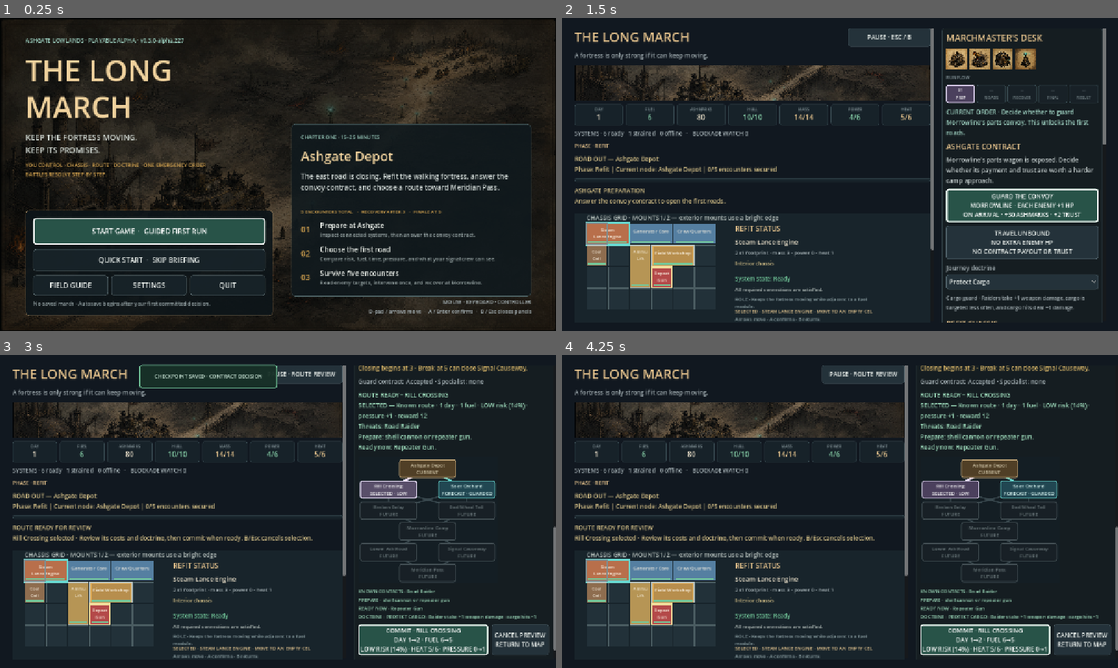
Above: before the commit, frames 1-4 (two rows, left to right).
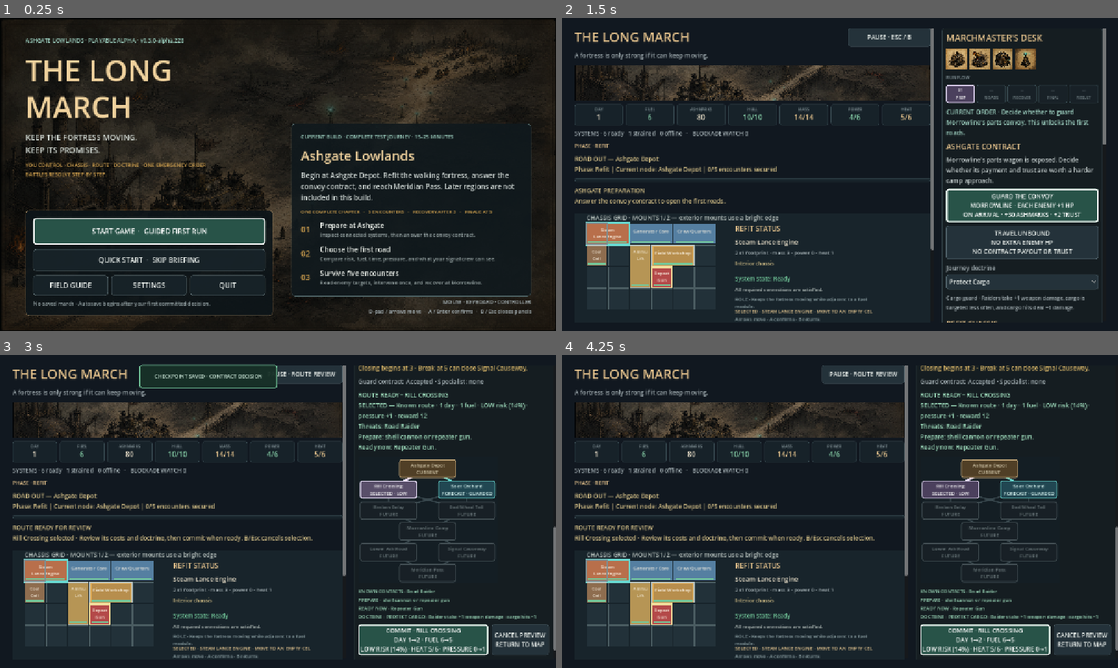
Above: after the commit, the same moments.

Repository: raphaelroshan/the-long-march
Game: Godot game, scene res://scenes/App.tscn
Same seed, same stepped clock (60 frames per second), same inputs: the game is played once before the commit and once after it.
Inputs:
- Up to frame 1 (0.25 s): no input
- Up to frame 2 (1.5 s): click "START GAME · GUIDED FIRST RUN" at 0.5 s; click "SKIP FOR THIS RUN" at 1.25 s
- Up to frame 3 (3 s): click "GUARD THE CONVOY MORROWLINE ·…" at 2 s; click "Rill Crossing KNOWN · LOW" at 2.75 s
- Up to frame 4 (4.25 s): click "Rill Crossing SELECTED · LOW" at 3.5 s

The runs differ from the first frame. In frame 1, 2.0% of the frame differs, in the area x 32-96%, y 6-63%; in frame 2, nothing differs; in frame 3, less than 0.1%; in frame 4, less than 0.1%.

Commit message:
ui: clarify playable chapter scope

Diff:
--- a/project.godot
+++ b/project.godot
@@ -4,7 +4,7 @@
 
 [application]
 config/name="The Long March"
-config/version="0.3.0-alpha.227"
+config/version="0.3.0-alpha.228"
 run/main_scene="res://scenes/App.tscn"
 config/features=PackedStringArray("4.4", "GL Compatibility")
 
--- a/src/ui/app.gd
+++ b/src/ui/app.gd
@@ -276,23 +276,23 @@
 	stage_panel.add_child(stage)
 
 	var stage_eyebrow := Label.new()
-	stage_eyebrow.text = "CHAPTER ONE · 15–25 MINUTES"
+	stage_eyebrow.text = "CURRENT BUILD · COMPLETE TEST JOURNEY · 15–25 MINUTES"
 	stage_eyebrow.add_theme_font_size_override("font_size", 12)
 	stage_eyebrow.add_theme_color_override("font_color", Color("#9fd2c2"))
 	stage.add_child(stage_eyebrow)
 	var stage_title := Label.new()
-	stage_title.text = "Ashgate Depot"
+	stage_title.text = "Ashgate Lowlands"
 	stage_title.add_theme_font_size_override("font_size", 30)
 	stage_title.add_theme_color_override("font_color", Color("#f0d29d"))
 	stage.add_child(stage_title)
 	var briefing := Label.new()
-	briefing.text = "The east road is closing. Refit the walking fortress, answer the convoy contract, and choose a route toward Meridian Pass."
+	briefing.text = "Begin at Ashgate Depot. Refit the walking fortress, answer the convoy contract, and reach Meridian Pass. Later regions are not included in this build."
 	briefing.autowrap_mode = TextServer.AUTOWRAP_WORD_SMART
 	briefing.custom_minimum_size = Vector2(330, 72)
 	briefing.add_theme_color_override("font_color", Color("#d0d8d5"))
 	stage.add_child(briefing)
 	var scope := Label.new()
-	scope.text = "5 ENCOUNTERS TOTAL   ·   RECOVERY AFTER 3   ·   FINALE AT 5"
+	scope.text = "ONE COMPLETE CHAPTER   ·   5 ENCOUNTERS   ·   RECOVERY AFTER 3   ·   FINALE AT 5"
 	scope.add_theme_font_size_override("font_size", 11)
 	scope.add_theme_color_override("font_color", Color("#d8a650"))
 	stage.add_child(scope)
--- a/tests/test_app_shell.gd
+++ b/tests/test_app_shell.gd
@@ -39,8 +39,9 @@
 	_expect(app.guide_button.text == "FIELD GUIDE" and app.save_status_label.text.contains("Autosave begins after your first committed decision"), "the title should explain the first automatic checkpoint in player-facing language")
 	_expect(app.guide_quick_start_button.text == "QUICK START ASHGATE", "the no-save Field Guide should offer a direct quick start")
 	_expect(_tree_contains_text(app.menu_view, "Prepare at Ashgate") and _tree_contains_text(app.menu_view, "answer the convoy contract"), "the title overview should match the contract-first playable handoff while retaining chassis preparation")
+	_expect(_tree_contains_text(app.menu_view, "CURRENT BUILD · COMPLETE TEST JOURNEY") and _tree_contains_text(app.menu_view, "Ashgate Lowlands") and _tree_contains_text(app.menu_view, "Later regions are not included in this build"), "the title should state the exact playable chapter without implying that the wider campaign is implemented")
 	_expect(_tree_contains_text(app.menu_view, "YOU CONTROL · CHASSIS · ROUTE · DOCTRINE · ONE EMERGENCY ORDER") and _tree_contains_text(app.menu_view, "BATTLES RESOLVE STEP BY STEP"), "the title should state the boundary between player decisions and automatic battle resolution before starting")
-	_expect(_tree_contains_text(app.menu_view, "5 ENCOUNTERS TOTAL") and _tree_contains_text(app.menu_view, "FINALE AT 5"), "the title should make clear that the final battle is the fifth encounter, not an additional sixth fight")
+	_expect(_tree_contains_text(app.menu_view, "ONE COMPLETE CHAPTER") and _tree_contains_text(app.menu_view, "5 ENCOUNTERS") and _tree_contains_text(app.menu_view, "FINALE AT 5"), "the title should make clear that this build is one complete chapter and the final battle is its fifth encounter")
 	_expect(_tree_contains_text(app.menu_view, "D-pad / arrows move") and _tree_contains_text(app.menu_view, "B / Esc closes panels"), "the title should describe its own navigation behavior instead of claiming that cancel pauses the game")
 	var completed_briefing := FileAccess.open(ONBOARDING_PATH, FileAccess.WRITE)
 	completed_briefing.store_string("completed for title test")
--- a/tools/ci_manifest.json
+++ b/tools/ci_manifest.json
@@ -1,7 +1,7 @@
 {
   "slug": "the-long-march",
   "display_name": "The Long March",
-  "prototype_version": "0.3.0-alpha.227",
+  "prototype_version": "0.3.0-alpha.228",
   "playtest_ready": true,
   "godot_test": "res://tests/test_fortress_state.gd",
   "primary_repo": "raphaelroshan/the-long-march",
Not shown, changed: export_presets.cfg
Not shown, changed: docs/decision_log.md
